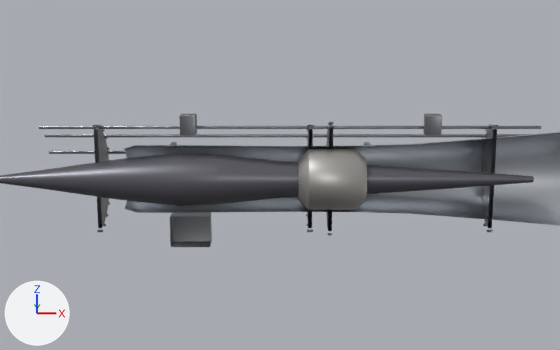
The Blender file blender/jet_engine_scramjet.blend, before and after one commit.
Both versions are drawn from the file's camera 'Camera'. Every picture has the same lights, and +X, +Y and +Z are marked at lower left. The picture after the commit comes second.

Script lines for the objects in view, before the commit:
```python
ob_engine_detail = bpy.data.objects.new('Engine_Detail', me_engine_detail)
ob_engine_detail.location = (0.0, 0.0, 0.0)
ob_sj_centrebody = bpy.data.objects.new('SJ_CentreBody', me_sj_centrebody)
ob_sj_centrebody.location = (0.0, 0.0, 0.0)
ob_sj_spike = bpy.data.objects.new('SJ_Spike', me_sj_spike)
ob_sj_spike.location = (0.0, 0.0, 0.0)
# also in view: 'SJ_LinerOuter' at (2.61, 0.0, 0.0); 'SJ_Cowl' at (2.88, 0.25, 0.0)
```
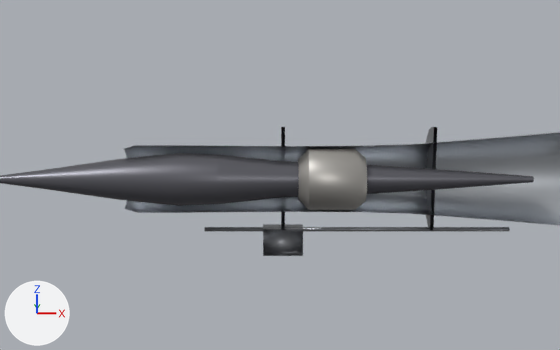
Changed parts and their boxes (x1, y1, x2, y2) in the pictures (560 x 350 px; the box of a moved part takes in the faces that stretch with it):
'Engine_Detail', reshaped, modifiers changed (39% narrower)
    before: (39, 114, 541, 247)
    after: (205, 127, 510, 256)
part 1 of me_engine_detail, moved or reshaped
    before: (170, 212, 212, 247)
    after: (263, 224, 303, 256)
part 2 of me_engine_detail, added
    after: (205, 227, 510, 231)
part 3 of me_engine_detail, added
    after: (281, 127, 285, 230)
part 4 of me_engine_detail, added
    after: (426, 127, 437, 230)
part 5 of me_engine_detail, deleted
    before: (92, 114, 498, 235)
part 6 of me_engine_detail, deleted
    before: (39, 126, 541, 154)

What the commit changed:
me_engine_detail is used by ob_engine_detail; location (0.0, 0.0, 0.0).
me_engine_detail had 1752 vertices, 979 faces and spanned x -0.3..4.7, y 0.0..0.58, z -0.7..0.64.
me_engine_detail now has 108 vertices, 59 faces and spans x 1.34..4.41, y 0.0..0.52, z -0.79..0.52.
me_engine_detail part 1: the loose piece of 8 vertices spanning x 1.0..1.4, y 0.0..0.19, z -0.7..-0.38 is scaled about its middle by (1, 0.895, 0.875), then moved by (0.93, -0.01, -0.11).
me_engine_detail part 2: a new loose piece, a 24-sided cylinder along x spanning x 1.341..4.41, y 0.038..0.082, z -0.552..-0.508, in mat_m_detail (grey #8e9095).
me_engine_detail part 3: a new loose piece of 26 vertices spanning x 2.11..2.15, y 0.0..0.52, z -0.52..0.52, in mat_m_detail (grey #8e9095).
me_engine_detail part 4: a new loose piece of 26 vertices spanning x 3.6..3.64, y 0.0..0.52, z -0.52..0.52, in mat_m_detail (grey #8e9095).
me_engine_detail part 5: 54 loose pieces with 1636 vertices, spanning x 0.27..4.23, y 0.0..0.58, z -0.58..0.64, are deleted.
Part 6, on me_engine_detail:
108 vertices are removed from x -0.3..4.7, y 0.15..0.5, z 0.16..0.51.
60 faces are deleted.
Object 'Engine_Detail' (ob_engine_detail) loses its WEIGHTED_NORMAL modifier named 'WN'.
Modifier setting removed (it was keep_sharp = True).
Object 'Engine_Detail' (ob_engine_detail) loses its BEVEL modifier named 'Bevel'.
Modifier setting removed (it was width = 0.012).
Modifier setting removed (it was width_pct = 0.012).
Modifier setting removed (it was segments = 2).
Modifier setting removed (it was angle_limit = 0.698).
Modifier setting removed (it was harden_normals = True).
